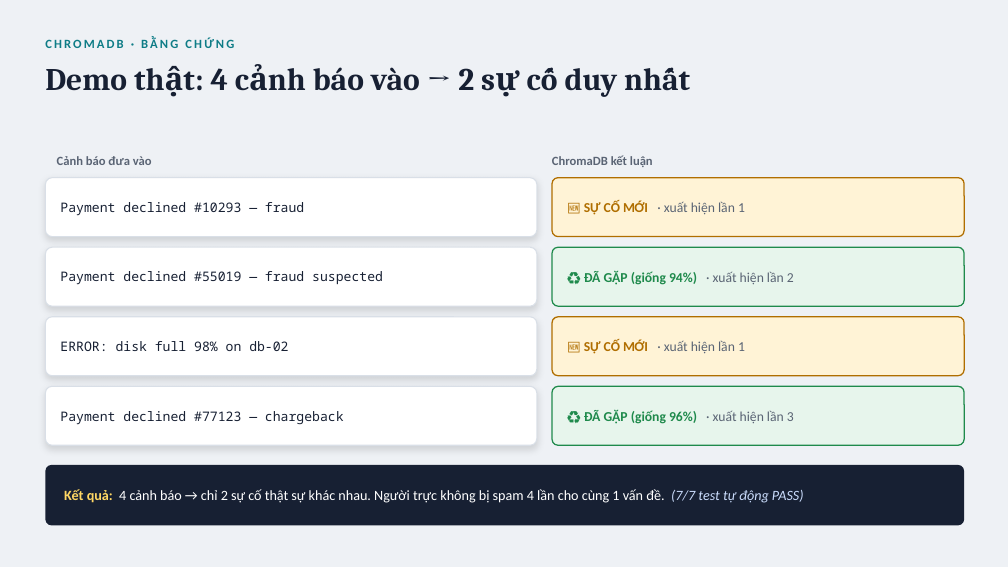
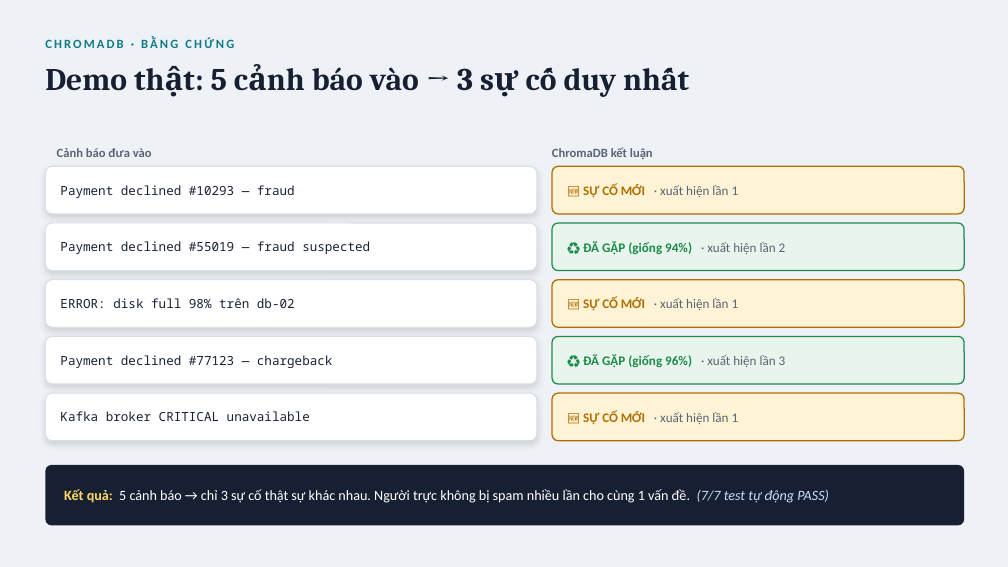
Before and after one commit to vietdung123bg/screen-watcher-pro, a slide deck: slide 5 of workshop/PRD2.2_ChromaDB_HFTTS_Explainer.pptx. Drawn at 1008x567 pixels with LibreOffice and Linux fonts; fonts in the diff are those of the drawing. Boxes give left, top, right and bottom in pixels: in the first picture for what was removed or moved away, otherwise in the second. Text is boxed around its words. In the diff, an @@ line names an element or a change of style, - is before the commit and + after.

```diff
--- a/workshop/PRD2.2_ChromaDB_HFTTS_Explainer.pptx
+++ b/workshop/PRD2.2_ChromaDB_HFTTS_Explainer.pptx
@@ text at box(45, 67, 617, 97): text changed @@
-Demo thật: 4 cảnh báo vào → 2 sự cố duy nhất
+Demo thật: 5 cảnh báo vào → 3 sự cố duy nhất
@@ text "Cảnh báo đưa vào": place and size @@
-text "Cảnh báo đưa vào" at box(57, 156, 152, 165)
+text "Cảnh báo đưa vào" at box(57, 148, 152, 157)
@@ text "ChromaDB kết luận": place and size @@
-text "ChromaDB kết luận" at box(552, 155, 653, 167)
+text "ChromaDB kết luận" at box(552, 147, 653, 159)
@@ rounded rectangle: place and size @@
-rounded rectangle at box(45, 178, 537, 237)
+rounded rectangle at box(45, 166, 537, 214)
@@ text "Payment declined #10293 — fraud": place and size @@
-text "Payment declined #10293 — fraud" at box(60, 202, 304, 216)
+text "Payment declined #10293 — fraud" at box(60, 185, 295, 198)
@@ rounded rectangle: place and size @@
-rounded rectangle at box(552, 178, 964, 237)
+rounded rectangle at box(552, 166, 964, 214)
@@ text "🆕 SỰ CỐ MỚI · ...": place and size @@
-text "🆕 SỰ CỐ MỚI · ..." at box(584, 201, 745, 215)
+text "🆕 SỰ CỐ MỚI · ..." at box(583, 184, 739, 198)
@@ rounded rectangle added at box(45, 223, 537, 271), fill #FFFFFF, outline #D9DFE7 1 pt @@
@@ text "Payment declined #55019 — fraud ...": place and size @@
-text "Payment declined #55019 — fraud ..." at box(60, 271, 383, 285)
+text "Payment declined #55019 — fraud ..." at box(60, 241, 370, 254)
@@ rounded rectangle: place and size @@
-rounded rectangle at box(552, 247, 964, 306)
+rounded rectangle at box(552, 223, 964, 271)
@@ text "♻️ ĐÃ GẶP (giống 94%) ...": place and size @@
-text "♻️ ĐÃ GẶP (giống 94%) ..." at box(584, 271, 794, 285)
+text "♻️ ĐÃ GẶP (giống 94%) ..." at box(583, 241, 786, 254)
@@ rounded rectangle: place and size @@
-rounded rectangle at box(45, 247, 537, 306)
+rounded rectangle at box(45, 280, 537, 327)
@@ text at box(60, 298, 295, 308): text changed; size 12.5 to 12 pt @@
-ERROR: disk full 98% on db-02
+ERROR: disk full 98% trên db-02
@@ rounded rectangle: place and size @@
-rounded rectangle at box(552, 317, 964, 376)
+rounded rectangle at box(552, 280, 964, 327)
@@ text "🆕 SỰ CỐ MỚI · ...": place and size @@
-text "🆕 SỰ CỐ MỚI · ..." at box(584, 340, 745, 354)
+text "🆕 SỰ CỐ MỚI · ..." at box(583, 297, 739, 311)
@@ rounded rectangle: place and size @@
-rounded rectangle at box(45, 317, 537, 376)
+rounded rectangle at box(45, 337, 537, 384)
@@ size 12.5 to 12 pt in 3 elements at box(60, 185, 295, 198), box(60, 241, 370, 254), box(60, 355, 333, 368) @@
@@ text "Payment declined #77123 — chargeback": place and size @@
-text "Payment declined #77123 — chargeback" at box(60, 411, 344, 425)
+text "Payment declined #77123 — chargeback" at box(60, 355, 333, 368)
@@ proportions changed in 8 elements at box(45, 393, 537, 441), box(45, 337, 537, 384), box(45, 166, 537, 214), box(552, 166, 964, 214), box(45, 280, 537, 327), box(552, 223, 964, 271), box(552, 280, 964, 327), box(552, 337, 964, 384) @@
@@ rounded rectangle: place and size @@
-rounded rectangle at box(552, 386, 964, 445)
+rounded rectangle at box(552, 337, 964, 384)
@@ size 13 to 12.5 pt in 4 elements at box(583, 184, 739, 198), box(583, 241, 786, 254), box(583, 297, 739, 311), box(583, 354, 786, 367) @@
@@ text "♻️ ĐÃ GẶP (giống 96%) ...": place and size @@
-text "♻️ ĐÃ GẶP (giống 96%) ..." at box(584, 410, 794, 424)
+text "♻️ ĐÃ GẶP (giống 96%) ..." at box(583, 354, 786, 367)
@@ rounded rectangle: place and size @@
-rounded rectangle at box(45, 386, 537, 445)
+rounded rectangle at box(45, 393, 537, 441)
@@ text added at box(60, 411, 310, 421), 12 pt, text #172033 @@
+Kafka broker CRITICAL unavailable
@@ rounded rectangle added at box(552, 393, 964, 441), fill #FFF3D6, outline #B06E00 1.2 pt @@
@@ text added at box(583, 411, 739, 425), 12.5 pt, text #5A6474 @@
+🆕 SỰ CỐ MỚI · xuất hiện lần 1
@@ text at box(64, 489, 829, 503): text changed @@
-Kết quả: 4 cảnh báo → chỉ 2 sự cố thật sự khác nhau. Người trực không bị spam 4 lần cho cùng 1 vấn đề. (7/7 test tự động PASS)
+Kết quả: 5 cảnh báo → chỉ 3 sự cố thật sự khác nhau. Người trực không bị spam nhiều lần cho cùng 1 vấn đề. (7/7 test tự động PASS)
```
Also in this commit, not shown: 1 other slide changed, 45 other files.
